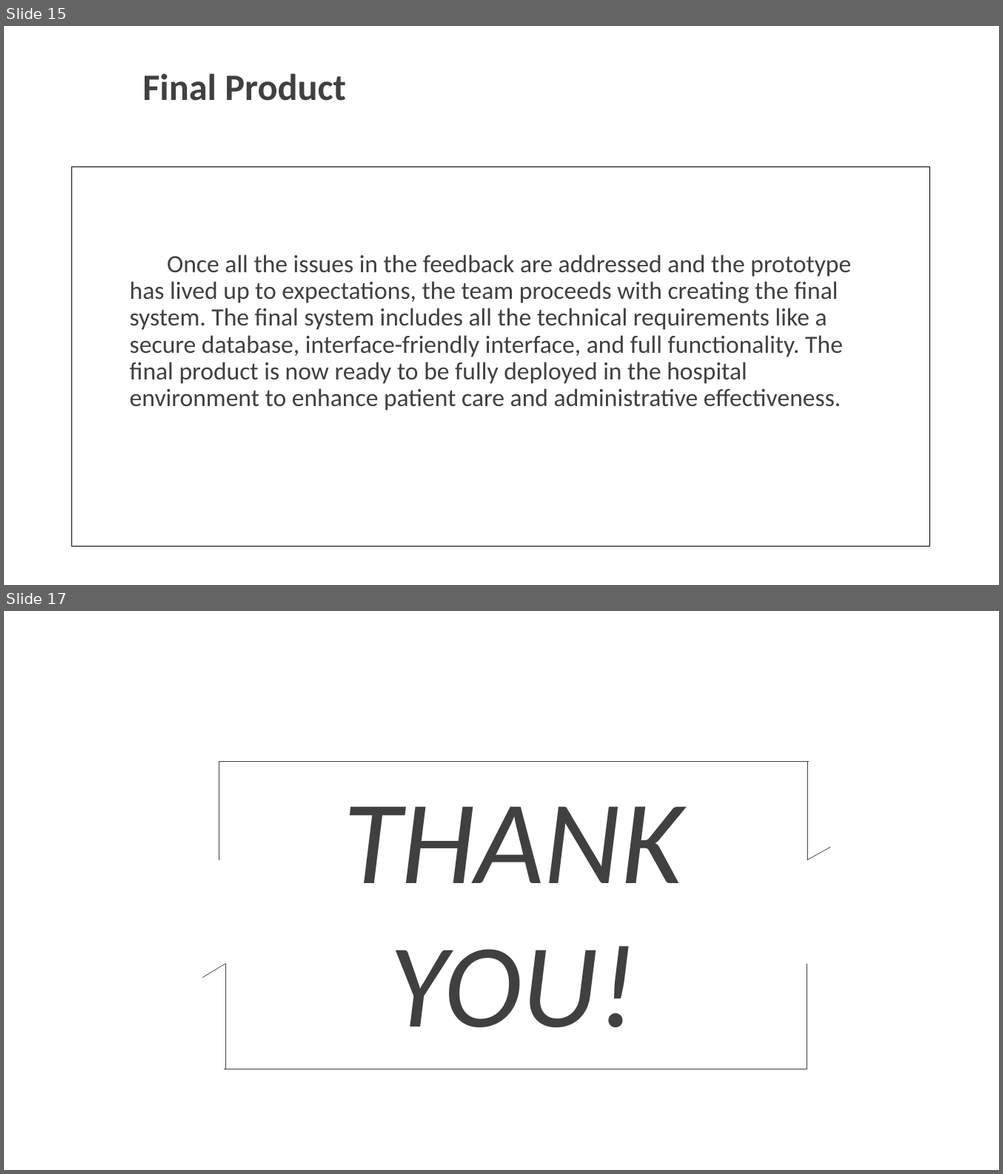
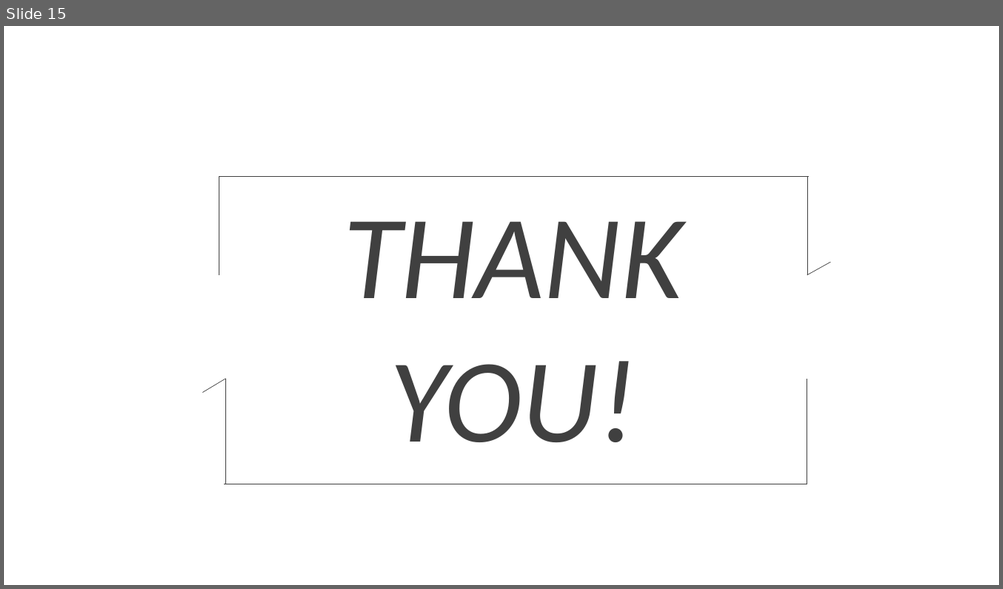
Before and after one commit to McLight-Note/Web-Server-Programming, a slide deck: Mid-term.pptx. Shown one above the other, each under a label of ours: slides 15 and 17 before the commit, slide 15 after it; the slides between them are not shown. The pictures are 1003x1174 and 1003x589 pixels, drawn with LibreOffice and Linux fonts; fonts in the diff are those of the drawing; background and template pictures are left out. Boxes give left, top, right and bottom in pixels: in the first picture for what was removed or moved away, otherwise in the second. Text is boxed around its words. In the diff, an @@ line names an element or a change of style, - is before the commit and + after.

```diff
--- a/Mid-term.pptx
+++ b/Mid-term.pptx
@@ slide 15 removed at <box>4,26,999,585</box>, background picture (left out) @@
@@ text removed at <box>142,73,346,101</box> @@
-Final Product
@@ rectangle removed at <box>72,167,930,547</box> @@
@@ text removed at <box>130,255,851,411</box> @@
-  Once all the issues in the feedback are addressed and the prototype has lived up to expectations, the team proceeds with creating the final system. The final system includes all the technical requirements like a secure database, interface-friendly interface, and full functionality. The final product is now ready to be fully deployed in the hospital environment to enhance patient care and administrative effectiveness.
@@ what was slide 17 is now slide 15 @@
```
Also in this commit, not shown: 1 slide changed, 7 slides added, 8 other slides removed, 3 other files.
